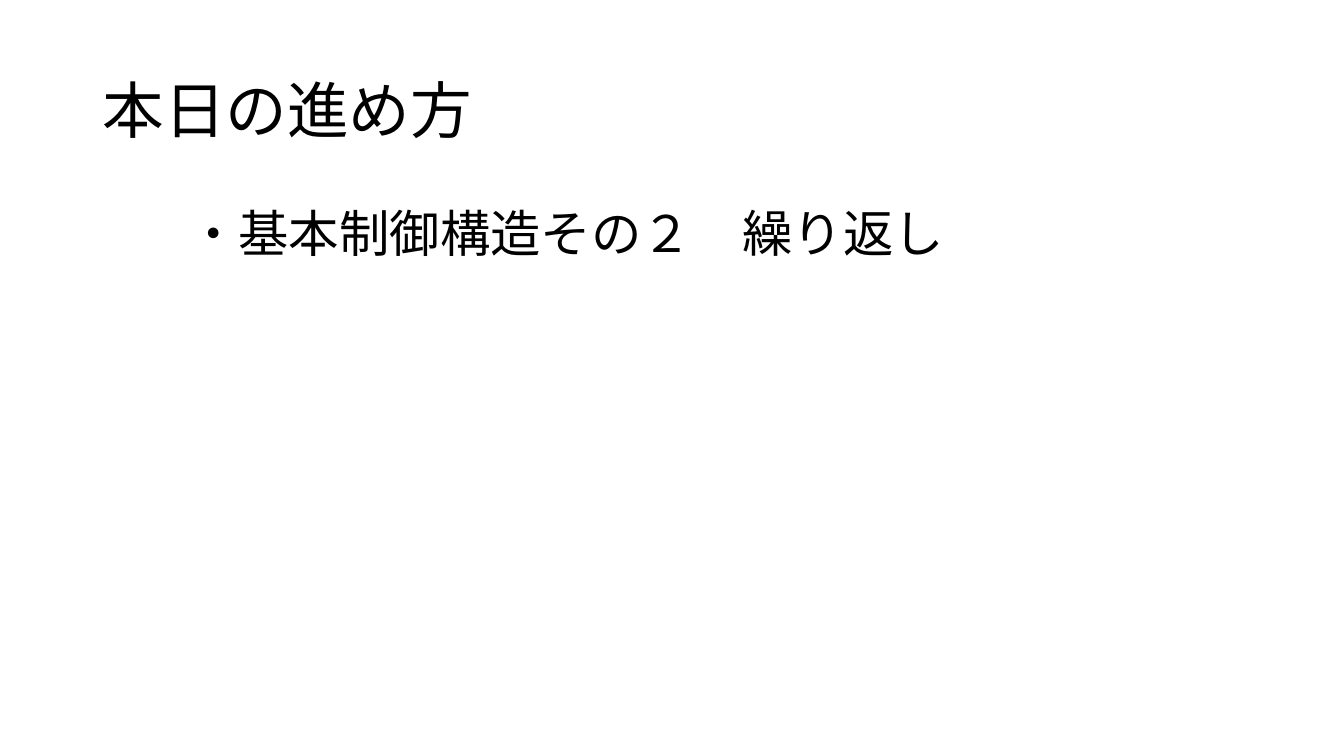
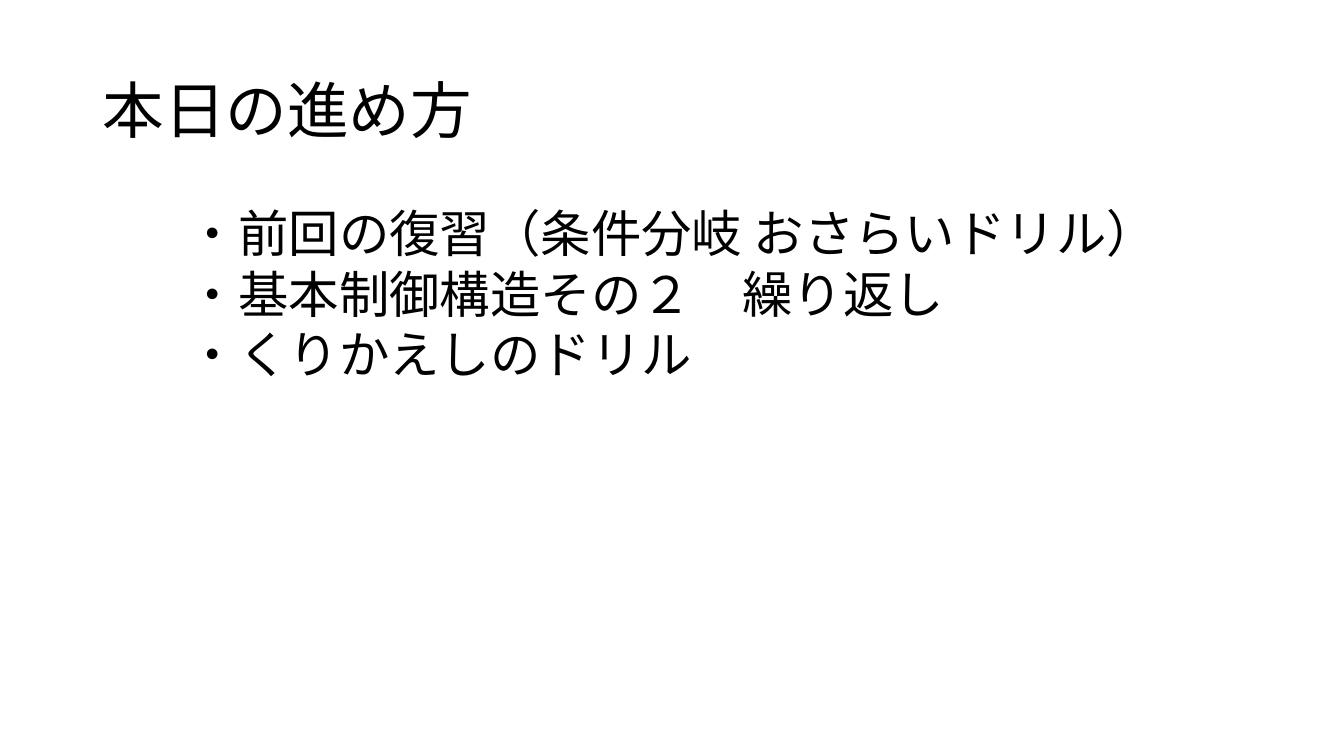
Before and after one commit to masakage/algorithm, a slide deck: slide 2 of docs/第4回繰り返し処理.pptx. Drawn at 1344x756 pixels with LibreOffice and Linux fonts; fonts in the diff are those of the drawing. Boxes give left, top, right and bottom in pixels: in the first picture for what was removed or moved away, otherwise in the second. Text is boxed around its words. In the diff, an @@ line names an element or a change of style, - is before the commit and + after.

```diff
--- a/docs/第4回繰り返し処理.pptx
+++ b/docs/第4回繰り返し処理.pptx
@@ text at [188, 209, 1157, 257]: paragraph added @@
+・前回の復習（条件分岐 おさらいドリル）
@@ text at [188, 332, 692, 376]: paragraph added @@
+・くりかえしのドリル
```
Also in this commit, not shown: 1 other slide changed, 1 other file.
